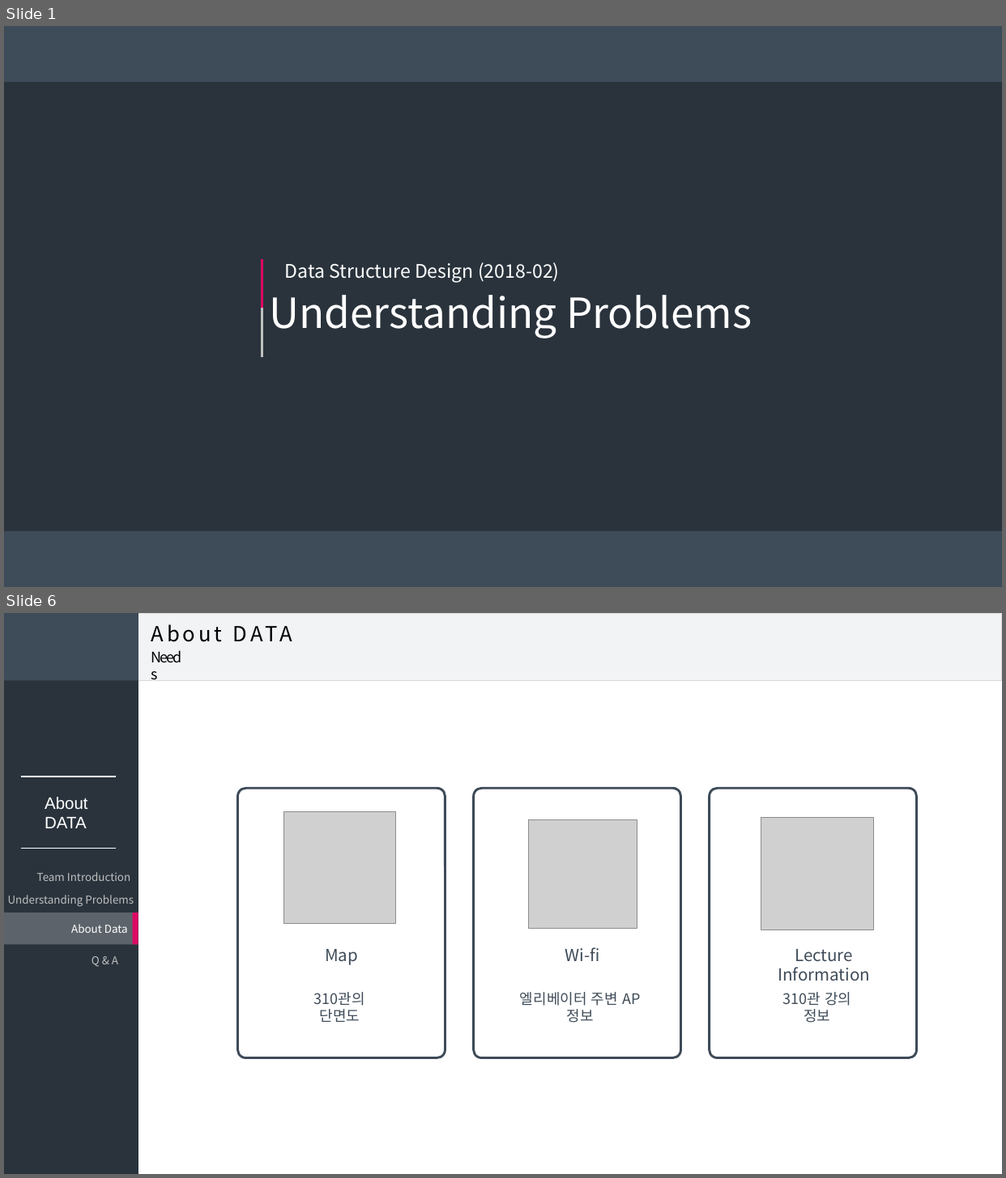
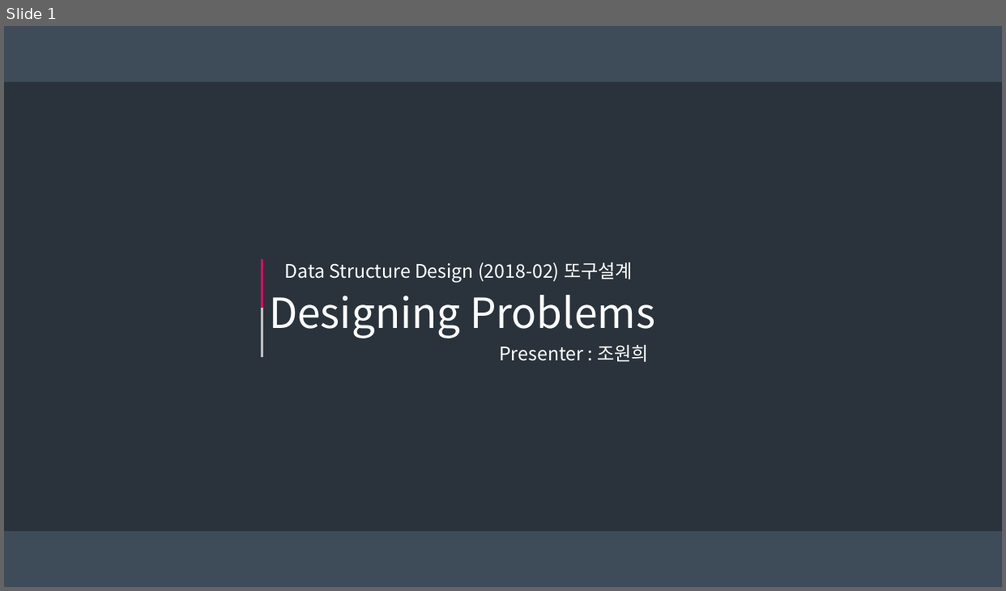
Before and after one commit to DDoGuSulGye/Presentation, a slide deck: 발표자료/03. Designing Problems.pptx. Shown one above the other, each under a label of ours: slides 1 and 6 before the commit, slide 1 after it; the slides between them are not shown. The pictures are 1006x1178 and 1006x591 pixels, drawn with LibreOffice and Linux fonts; fonts in the diff are those of the drawing; grey boxes stand for pictures. Boxes give left, top, right and bottom in pixels: in the first picture for what was removed or moved away, otherwise in the second. Text is boxed around its words. In the diff, an @@ line names an element or a change of style, - is before the commit and + after.

```diff
--- a/발표자료/03. Designing Problems.pptx
+++ b/발표자료/03. Designing Problems.pptx
@@ slide 6 removed at bbox=[4, 613, 1002, 1174], background #FFFFFF @@
@@ rectangle removed at bbox=[4, 613, 138, 1174] @@
@@ rectangle removed at bbox=[4, 613, 138, 680] @@
@@ rectangle removed at bbox=[121, 613, 1002, 680] @@
@@ text removed at bbox=[144, 618, 306, 650] @@
-About DATA
@@ text removed at bbox=[144, 645, 194, 670] @@
-Needs
@@ line removed from (20, 776) to (117, 776) @@
@@ text removed at bbox=[44, 797, 87, 828] @@
-About
-DATA
@@ rounded rectangle removed at bbox=[237, 788, 445, 1059] @@
@@ rounded rectangle removed at bbox=[473, 788, 681, 1059] @@
@@ rounded rectangle removed at bbox=[710, 788, 917, 1059] @@
@@ picture removed at bbox=[284, 812, 396, 924] @@
@@ picture removed at bbox=[528, 820, 637, 928] @@
@@ picture removed at bbox=[761, 818, 874, 931] @@
@@ line removed from (20, 849) to (117, 849) @@
@@ rectangle removed at bbox=[4, 913, 138, 944] @@
@@ rectangle removed at bbox=[133, 913, 138, 944] @@
@@ text removed at bbox=[325, 949, 358, 965] @@
-Map
@@ text removed at bbox=[565, 948, 600, 961] @@
-Wi-fi
@@ text removed at bbox=[778, 949, 870, 982] @@
-Lecture Information
@@ group removed at bbox=[8, 872, 134, 967]: 4 texts @@
-Understanding Problems
-Team Introduction
-About Data
-Q & A
@@ text removed at bbox=[314, 992, 365, 1022] @@
-310관의 단면도
@@ text removed at bbox=[520, 992, 640, 1023] @@
-엘리베이터 주변 AP 정보
@@ text removed at bbox=[782, 992, 851, 1023] @@
-310관 강의 정보
@@ slide 1 changed as well @@
@@ text at bbox=[284, 263, 633, 283]: text changed @@
-Data Structure Design (2018-02)
+Data Structure Design (2018-02) 또구설계
@@ text at bbox=[269, 295, 655, 339]: text changed @@
-Understanding Problems
+Designing Problems
@@ text added at bbox=[499, 345, 649, 362], 18 pt, text #FFFFFF @@
+Presenter : 조원희
```
Also in this commit, not shown: 2 other slides changed, 11 slides added, 3 other slides removed.
